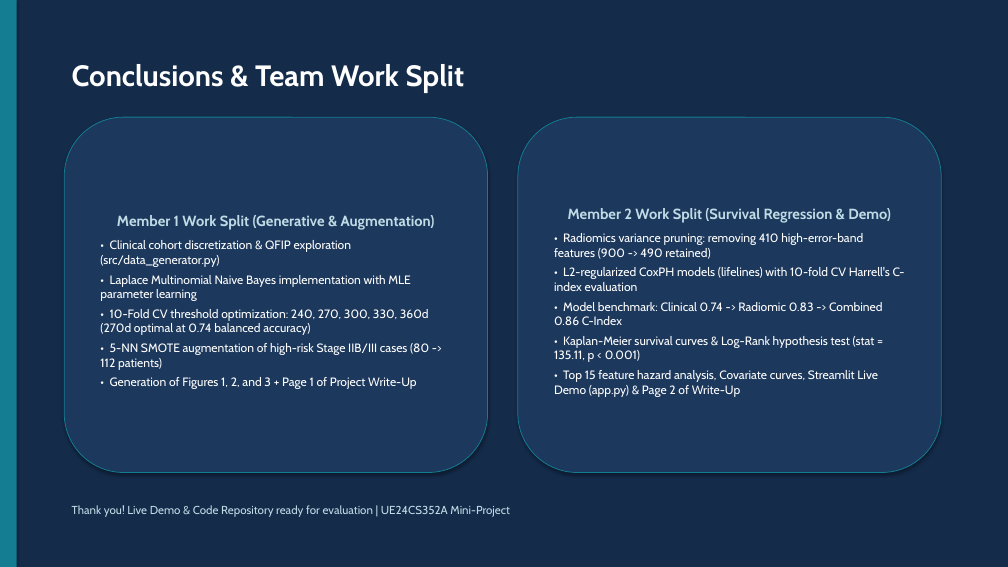
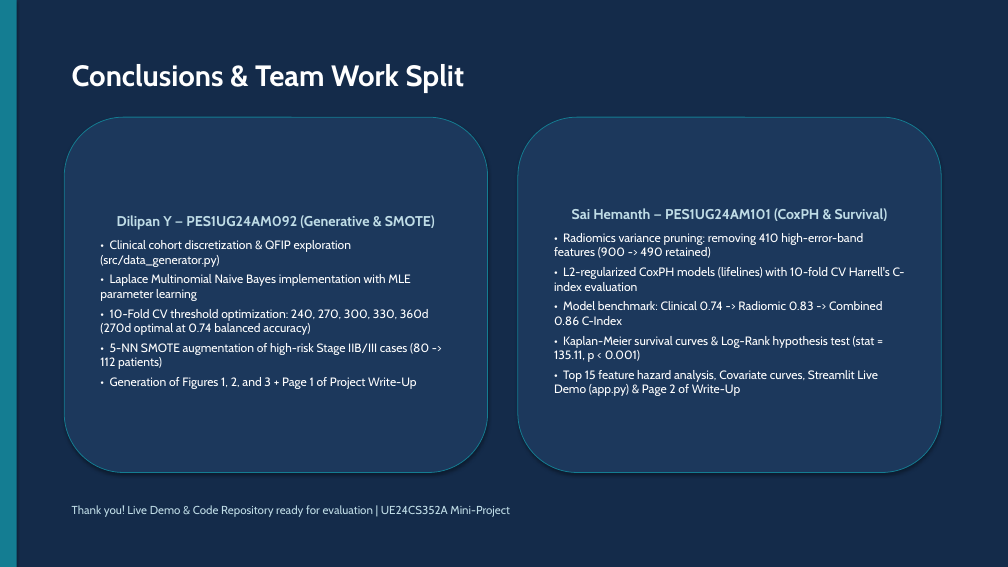
Before and after one commit to Dilipan-Y-8488/ML-Mini-Project, a slide deck: slide 10 of Mini_Project_Presentation.pptx. Drawn at 1008x567 pixels with LibreOffice and Linux fonts; fonts in the diff are those of the drawing. Boxes give left, top, right and bottom in pixels: in the first picture for what was removed or moved away, otherwise in the second. Text is boxed around its words. In the diff, an @@ line names an element or a change of style, - is before the commit and + after.

Commit message:
Update team member names: Dilipan Y (PES1UG24AM092) and Sai Hemanth (PES1UG24AM101)

```diff
--- a/Mini_Project_Presentation.pptx
+++ b/Mini_Project_Presentation.pptx
@@ text in rounded rectangle at (572,208,888,221): text changed; size 14 to 13.5 pt @@
-Member 2 Work Split (Survival Regression & Demo)
+Sai Hemanth — PES1UG24AM101 (CoxPH & Survival)
@@ text in rounded rectangle at (117,215,435,230): text changed; size 14 to 13.5 pt @@
-Member 1 Work Split (Generative & Augmentation)
+Dilipan Y — PES1UG24AM092 (Generative & SMOTE)
```
Also in this commit, not shown: 6 other slides changed, 10 other files.
